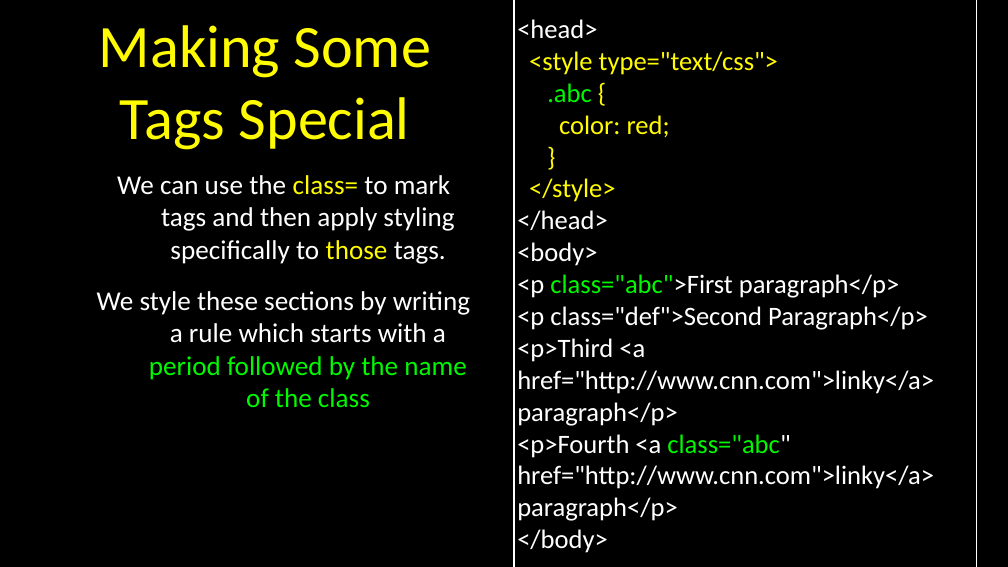
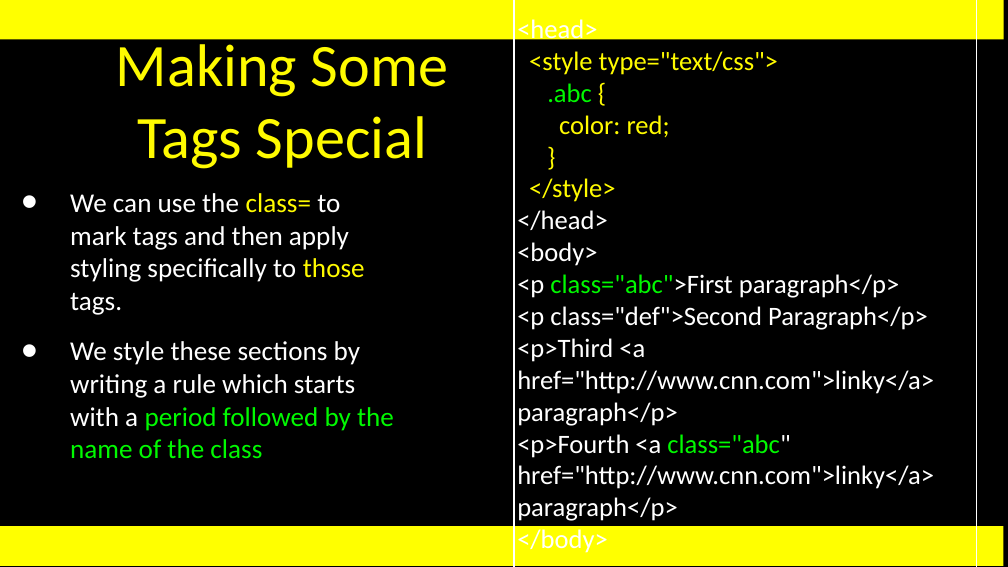
Before and after one commit to csev/wa4e, a slide deck: slide 22 of lectures/Web-03-CSS.ppt (slide 23 before the commit). Drawn at 1008x567 pixels with LibreOffice and Linux fonts; fonts in the diff are those of the drawing. Boxes give left, top, right and bottom in pixels: in the first picture for what was removed or moved away, otherwise in the second. Text is boxed around its words. In the diff, an @@ line names an element or a change of style, - is before the commit and + after.

```diff
--- a/lectures/Web-03-CSS.ppt
+++ b/lectures/Web-03-CSS.ppt
@@ rectangle added at bbox=[0, 0, 1004, 40], fill #FFFF00 @@
@@ title "Making Some Tags Special": place and size @@
-title "Making Some Tags Special" at bbox=[99, 25, 431, 150]
+title "Making Some Tags Special" at bbox=[116, 36, 448, 169]
@@ title "Making Some Tags Special" at bbox=[116, 36, 448, 169]: vertical alignment bottom to middle @@
@@ text "We can use the class= ...": place and size @@
-text "We can use the class= ..." at bbox=[97, 175, 470, 408]
+text "We can use the class= ..." at bbox=[70, 193, 394, 459]
@@ text "We can use the class= ..." at bbox=[70, 193, 394, 459]: alignment centre to left; bullet none to •; vertical alignment top to middle @@
@@ rectangle added at bbox=[0, 526, 1004, 566], fill #FFFF00 @@
```
Also in this commit, not shown: 29 other slides changed, 4 slides added, 5 slides removed, 1 other file.
